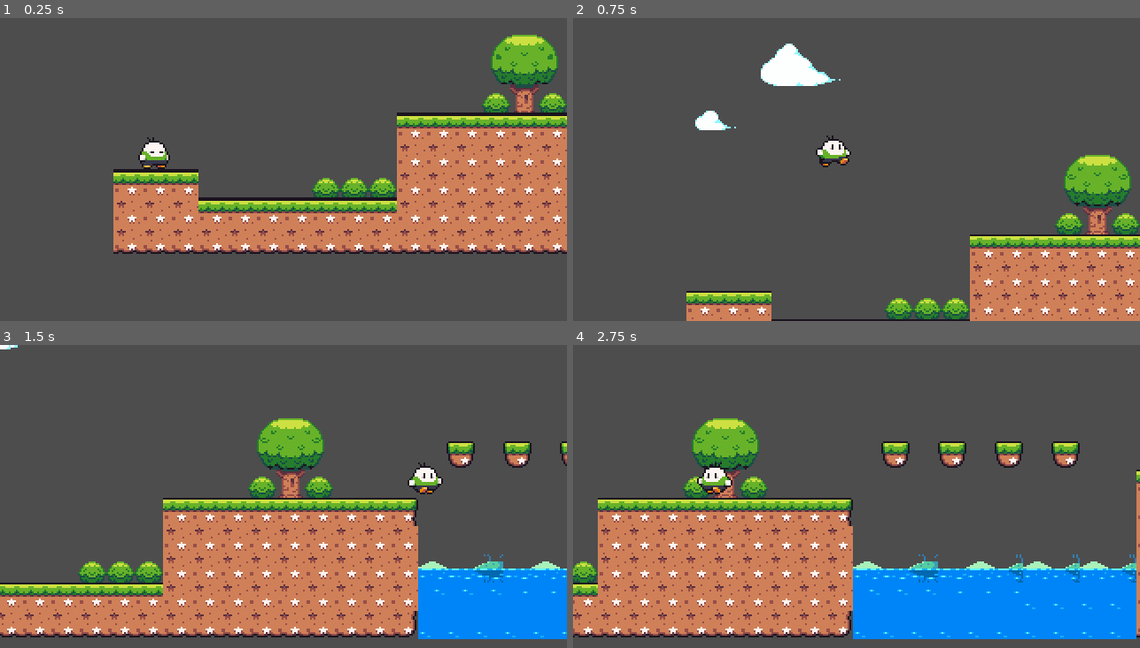
Above: before the commit, frames 1-4 (two rows, left to right).
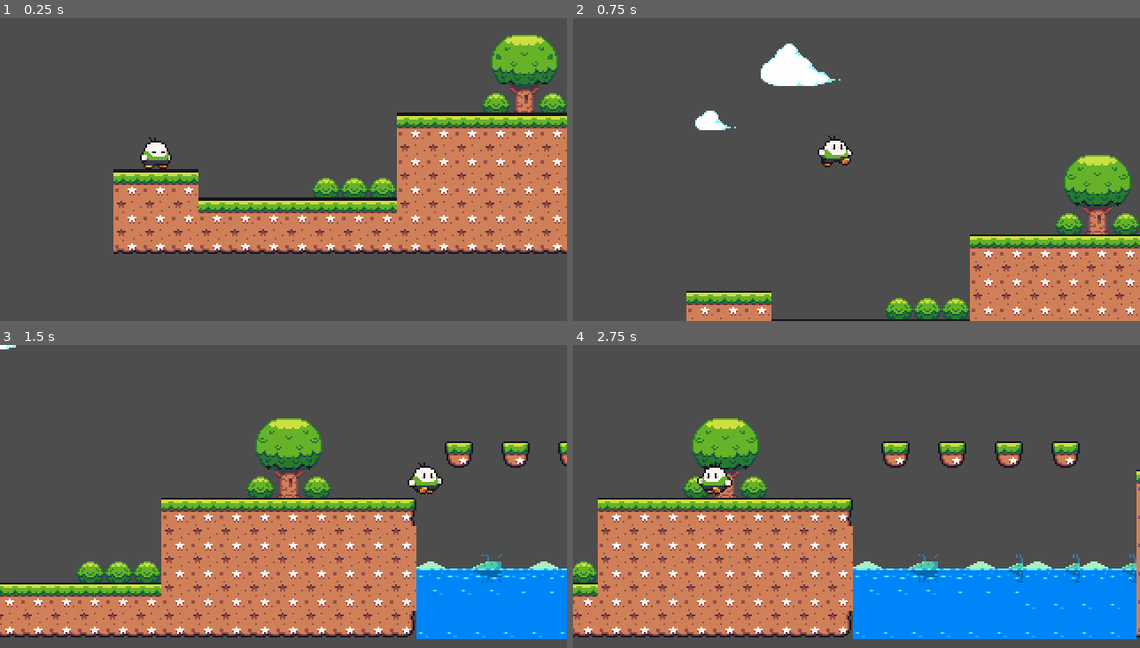
Above: after the commit, the same moments.

Repository: cpmjogos/jogo-de-plataforma-2D
Game: Godot game, scene res://Cenas/clau.tscn
Same seed, same stepped clock (60 frames per second), same inputs: the game is played once before the commit and once after it. This scene is started directly instead of the project's main scene.
Inputs:
- Up to frame 1 (0.25 s): no input
- Up to frame 2 (0.75 s): tap Enter (ui_accept) at 0.5 s; hold Right (ui_right) from 0.53 s (still down)
- Up to frame 3 (1.5 s): keep holding Right (ui_right); tap Enter (ui_accept) at 0.77 s
- Up to frame 4 (2.75 s): tap Enter (ui_accept) at 1.52 s; release Right (ui_right) at 2.03 s; hold Left (ui_left) from 2.03 s (still down)

The runs differ from the first frame. In frame 1, 0.2% of the frame differs, in the area x 24-31%, y 39-50%; in frame 2, 0.2%; in frame 3, 7.8%, in the area x 0-100%, y 0-98%; in frame 4, nothing differs.

Commit message:
ok

Diff:
--- a/Cenas/clau.tscn
+++ b/Cenas/clau.tscn
@@ -1070,7 +1070,7 @@
 tile_set = SubResource("TileSet_txhe7")
 format = 2
 layer_0/name = "Ground"
-layer_0/tile_data = PackedInt32Array(1048605, 589825, 3, 1048607, 720897, 3)
+layer_0/tile_data = PackedInt32Array(1048605, 589825, 3, 1048607, 720897, 3, 1048575, 196610, 1, 983040, 262146, 1, 983041, 327682, 1)
 layer_1/name = "Trees"
 layer_1/enabled = true
 layer_1/modulate = Color(1, 1, 1, 1)
